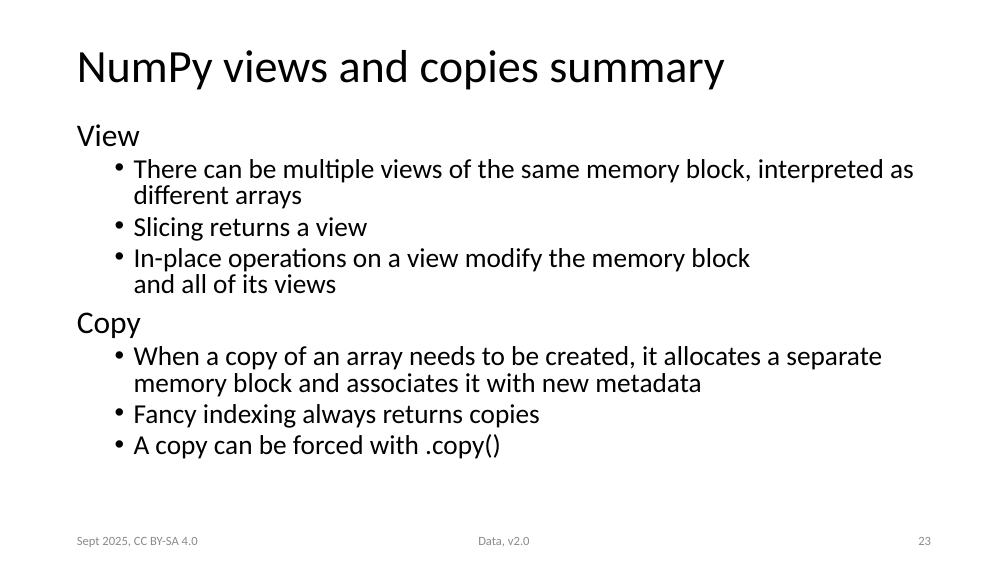
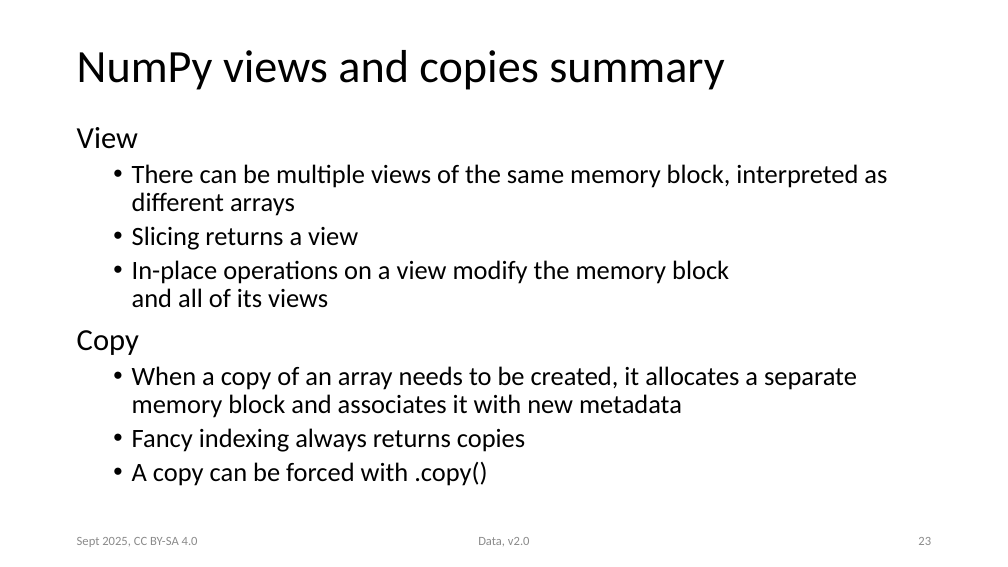
Before and after one commit to victoris93/data_class, a slide deck: slide 23 of numpy.pptx. Drawn at 1008x567 pixels with LibreOffice and Linux fonts; fonts in the diff are those of the drawing. Boxes give left, top, right and bottom in pixels: in the first picture for what was removed or moved away, otherwise in the second. Text is boxed around its words. In the diff, an @@ line names an element or a change of style, - is before the commit and + after.

```diff
--- a/numpy.pptx
+++ b/numpy.pptx
@@ text "View" at (77,127,887,486): size 30 to 29.1 pt in "View", "Copy"; size 26 to 25.2 pt; line spacing 0.8 to 0.9; indent changed @@
```
Also in this commit, not shown: 32 other slides changed, 2 other files.
